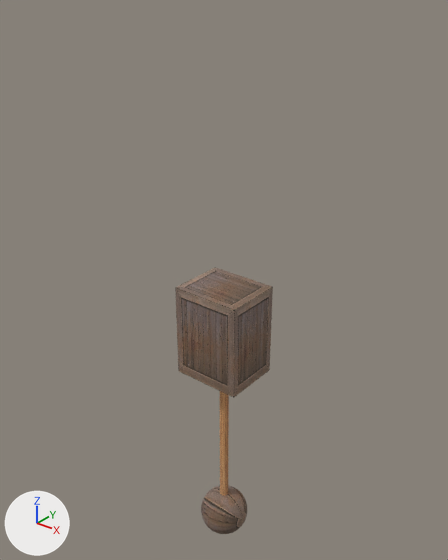
Two versions of the FBX model newton-4.00/applications/media/unicycle.fbx, one commit apart.
Camera for both pictures: a 50 mm camera at (2.09, -2.62, 3.65) aimed at (-0.08, 0.1, 1.97). Every picture has the same lights, and +X, +Y and +Z are marked at lower left. Where no turn or scale is listed for an object, it has been applied to the vertices.
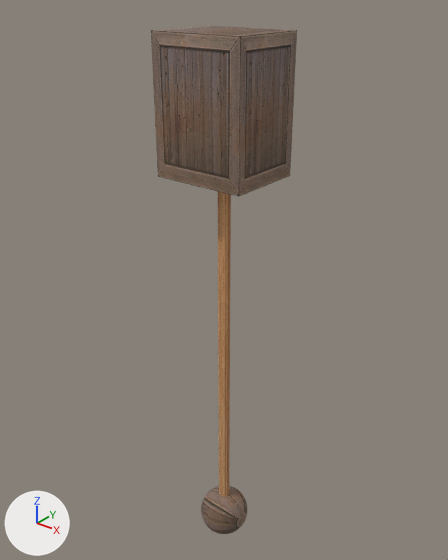
Changed parts and their boxes [x1, y1, x2, y2] in the pictures (448 x 560 px):
'Box001', moved, rescaled (48% wider, 30% taller)
    before: [175, 267, 273, 398]
    after: [151, 26, 297, 196]
'Capsule002', moved, rescaled
    before: [220, 391, 229, 495]
    after: [218, 192, 231, 496]

Diff of the bpy script that builds the scene:
```diff
--- a/newton-4.00/applications/media/unicycle.fbx.py
+++ b/newton-4.00/applications/media/unicycle.fbx.py
@@ ob_box001 @@
 ob_box001 = bpy.data.objects.new('Box001', me_mesh)
-ob_box001.location = (0.0, 0.0, 1.68)
-ob_box001.scale = (0.0381, 0.0381, 0.0381)
+ob_box001.location = (0.0, 0.0, 3.042)
+ob_box001.scale = (0.0476, 0.0476, 0.0476)
```
